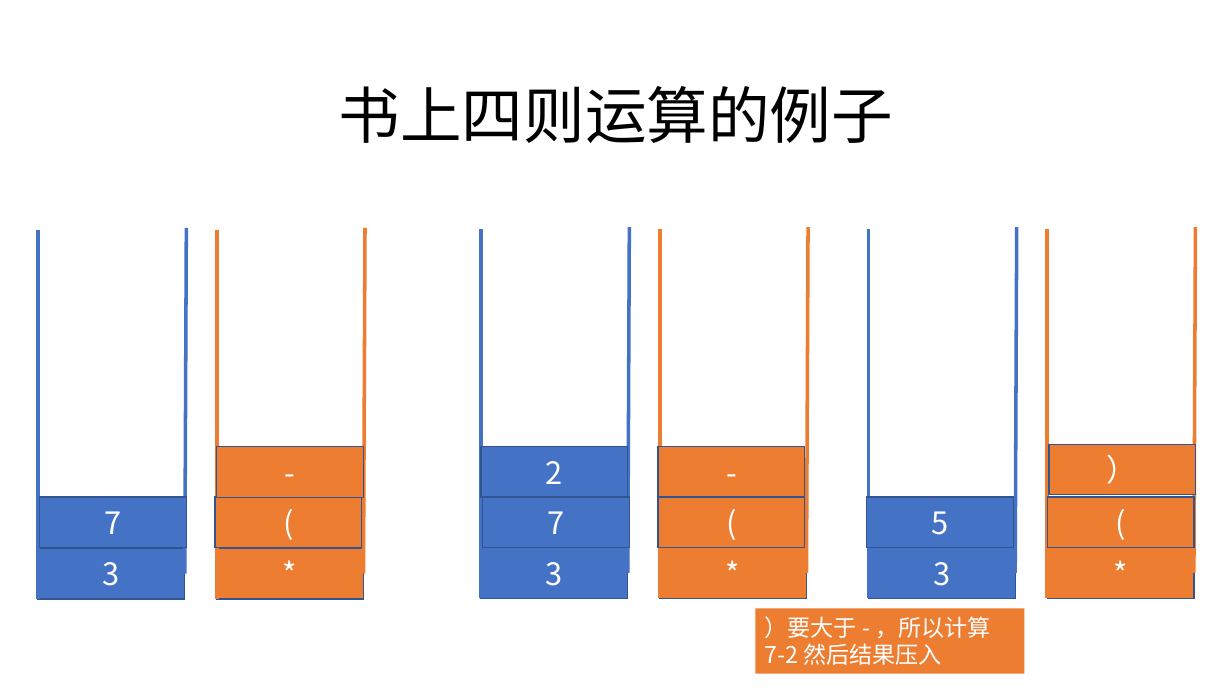
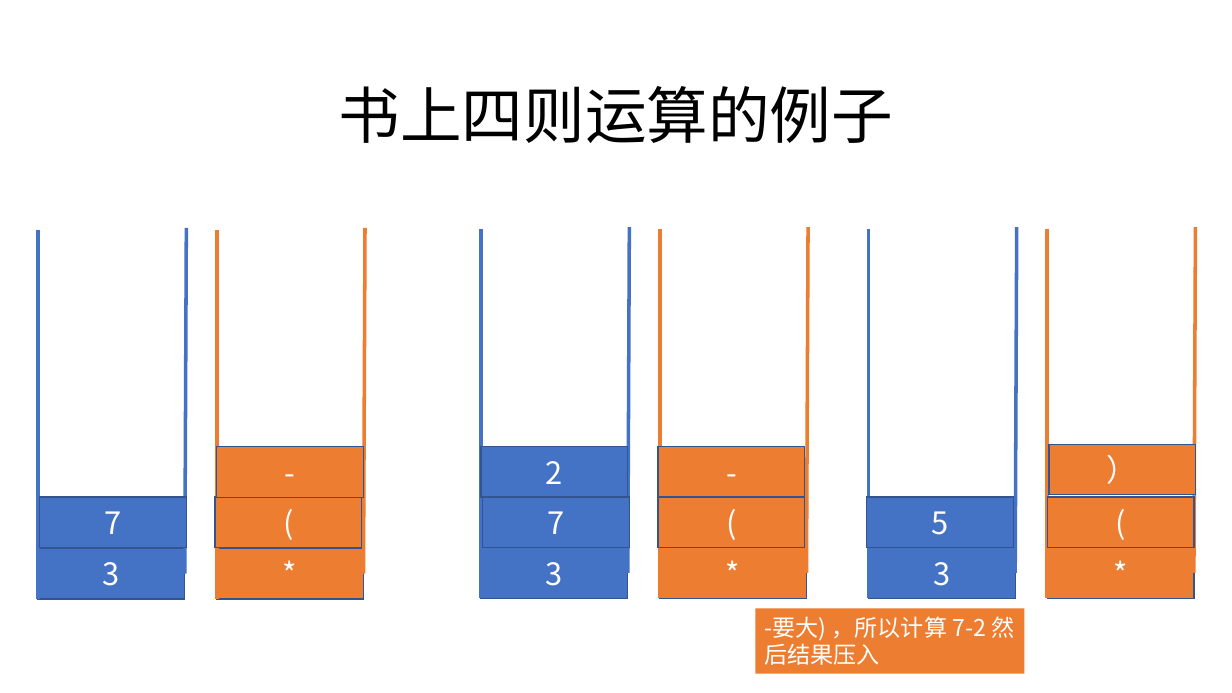
Before and after one commit to zjyesir/hmc_data_structure, a slide deck: slide 24 of ppt/3.1栈.pptx. Drawn at 1232x693 pixels with LibreOffice and Linux fonts; fonts in the diff are those of the drawing; background and template pictures are left out. Boxes give left, top, right and bottom in pixels: in the first picture for what was removed or moved away, otherwise in the second. Text is boxed around its words. In the diff, an @@ line names an element or a change of style, - is before the commit and + after.

```diff
--- a/ppt/3.1栈.pptx
+++ b/ppt/3.1栈.pptx
@@ text in rectangle at (x1=764, y1=616, x2=1014, y2=665): text changed @@
-）要大于 - ，所以计算 7-2 然后结果压入
+-要大) ，所以计算 7-2 然后结果压入
```
Also in this commit, not shown: 9 other files.
